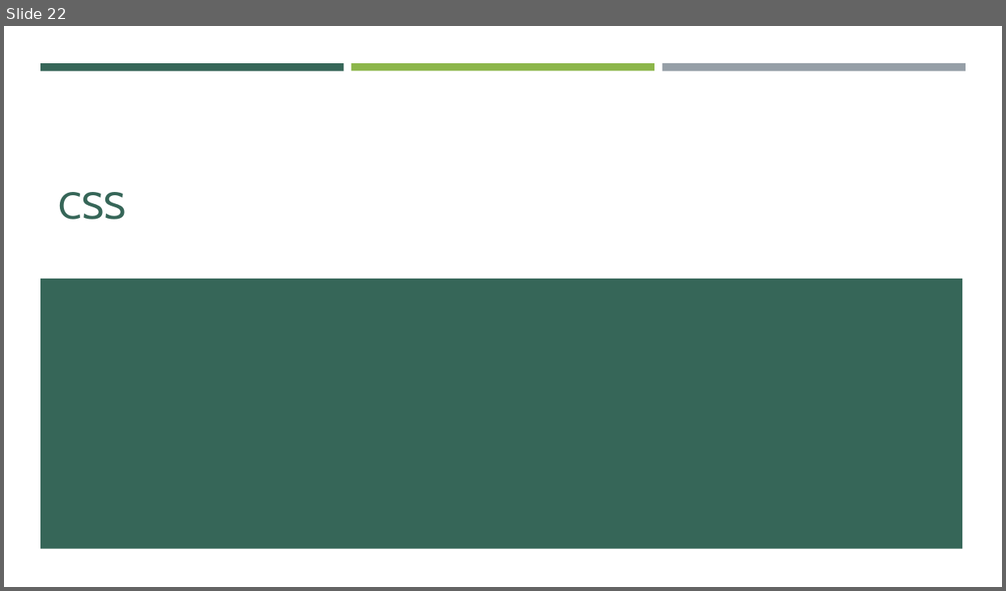
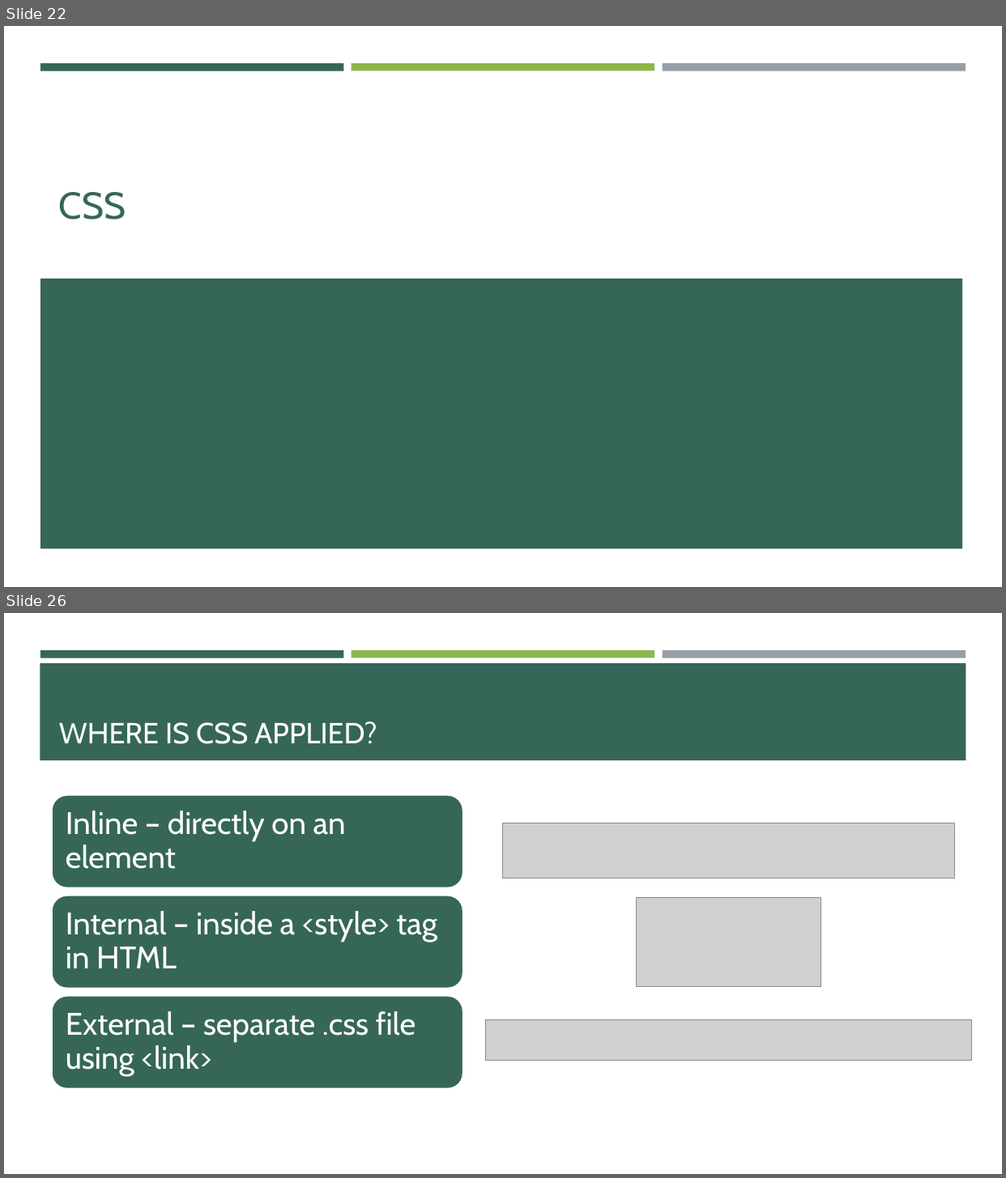
Before and after one commit to e-m-wilson/SNOW, a slide deck: Week_1/003-HTML_&_CSS/HTML-CSS.pptx. Shown one above the other, each under a label of ours: slide 22 before the commit, slides 22 and 26 after it; the slides between them are not shown. The pictures are 1006x591 and 1006x1178 pixels, drawn with LibreOffice and Linux fonts; fonts in the diff are those of the drawing; grey boxes stand for pictures. Boxes give left, top, right and bottom in pixels: in the first picture for what was removed or moved away, otherwise in the second. Text is boxed around its words. In the diff, an @@ line names an element or a change of style, - is before the commit and + after.

```diff
--- a/Week_1/003-HTML_&_CSS/HTML-CSS.pptx
+++ b/Week_1/003-HTML_&_CSS/HTML-CSS.pptx
@@ slide 26 added at (4, 613, 1002, 1174), background #FFFFFF; not listed: 3 template elements that a slide beside it also shows @@
@@ rectangle added at (40, 663, 966, 760), fill #366658 @@
@@ title added at (59, 722, 377, 744), 28 pt, text #FFFFFF @@
+WHERE IS CSS APPLIED?
@@ picture added at (503, 823, 954, 878) @@
@@ picture added at (637, 897, 821, 986) @@
@@ group added at (52, 795, 463, 1089): 3 rounded rectangles, 3 texts @@
+Inline – directly on an element
+Internal – inside a <style> tag in HTML
+External – separate .css file using <link>
@@ picture added at (486, 1020, 971, 1062) @@
```
Also in this commit, not shown: 20 other slides added, 1 other file.
